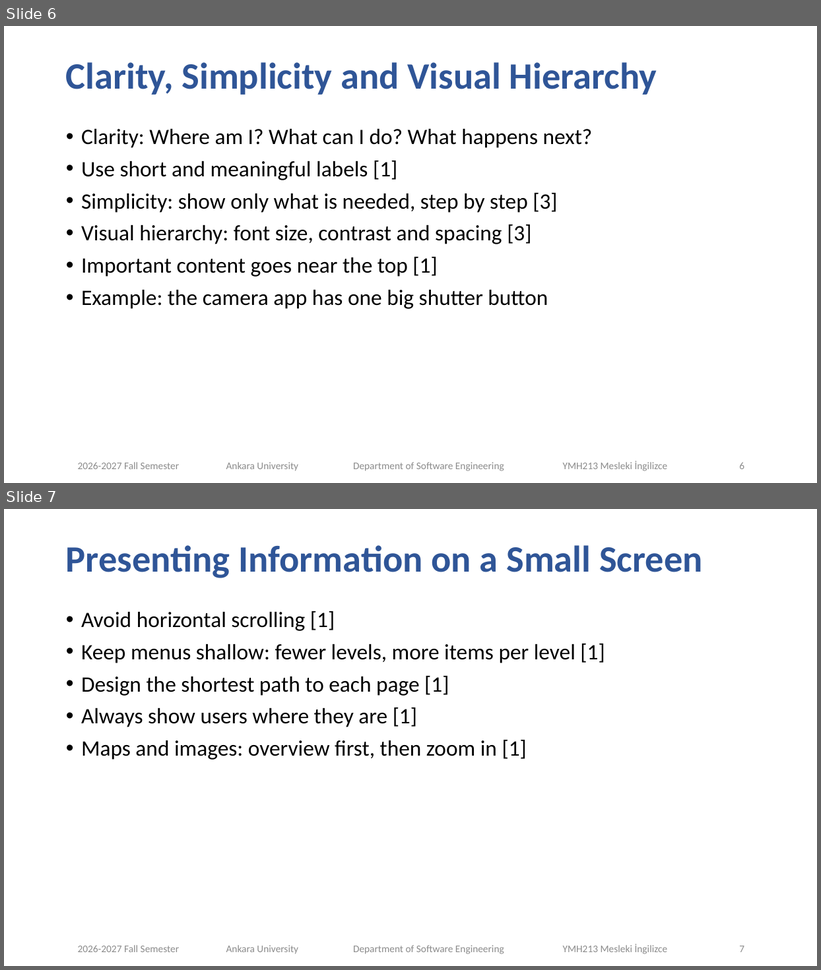
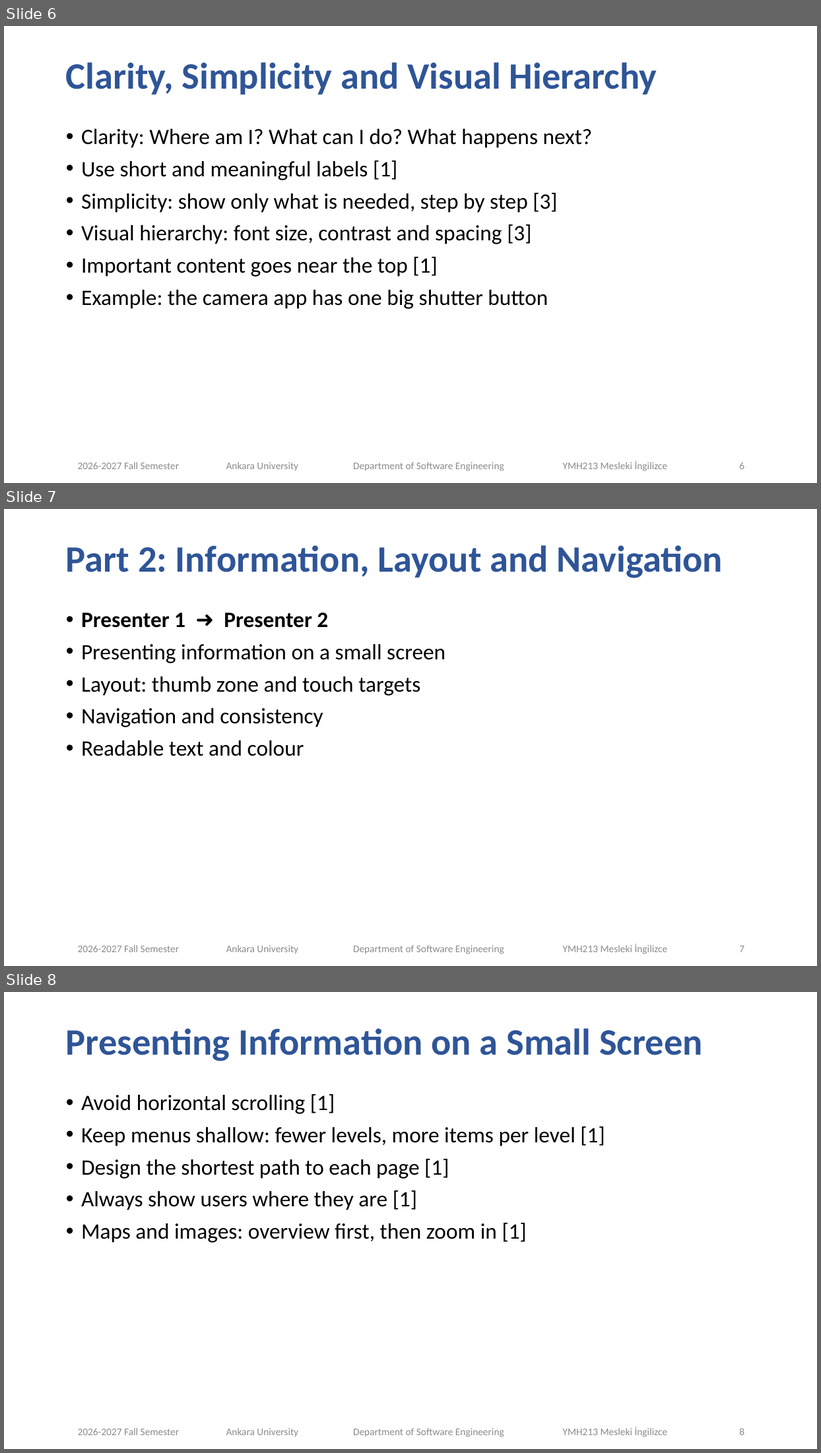
Before and after one commit to Mecos1ng/ui-design-principles-presentation, a slide deck: Mobile_UI_Design_Presentation.pptx. Shown one above the other, each under a label of ours: slides 6 and 7 before the commit, slides 6, 7 and 8 after it. The pictures are 821x970 and 821x1453 pixels, drawn with LibreOffice and Linux fonts; fonts in the diff are those of the drawing; background and template pictures are left out. Boxes give left, top, right and bottom in pixels: in the first picture for what was removed or moved away, otherwise in the second. Text is boxed around its words. In the diff, an @@ line names an element or a change of style, - is before the commit and + after.

```diff
--- a/Mobile_UI_Design_Presentation.pptx
+++ b/Mobile_UI_Design_Presentation.pptx
@@ slide 7 added at (4,509,817,966), background #FFFFFF; not listed: 4 template elements that a slide beside it also shows @@
@@ title added at (66,545,723,578), 44 pt, text #2F5597, bold @@
+Part 2: Information, Layout and Navigation
@@ text added at (81,613,446,757), 26 pt, text #000000 @@
+• Presenter 1 ➜ Presenter 2
+• Presenting information on a small screen
+• Layout: thumb zone and touch targets
+• Navigation and consistency
+• Readable text and colour
@@ page number added at (739,946,745,953), 12 pt, text #8C8C8C @@
+7
@@ what was slide 7 is now slide 8 @@
@@ page number at (739,1428,745,1436): text changed @@
-7
+8
```
Also in this commit, not shown: 1 other slide added, 4 other files.
